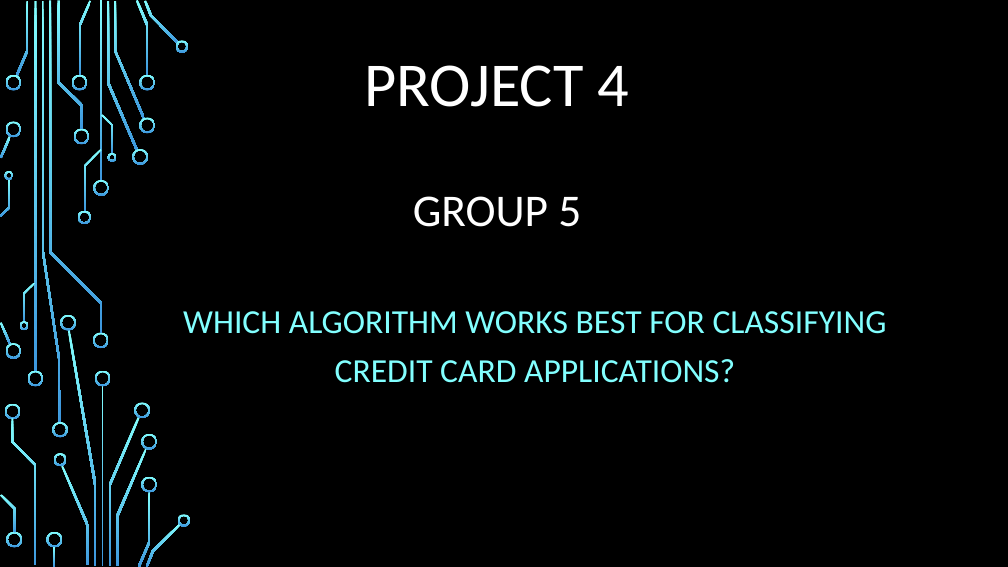
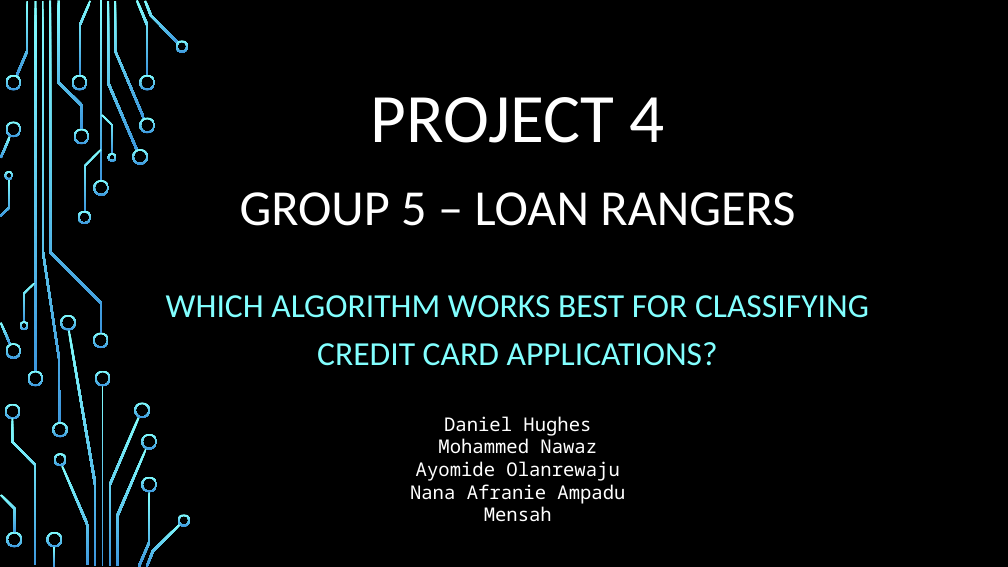
Before and after one commit to DanielHughes1580/Project_4_Group_5, a slide deck: slide 1 of Presentation.pptx. Drawn at 1008x567 pixels with LibreOffice and Linux fonts; fonts in the diff are those of the drawing; background and template pictures are left out. Boxes give left, top, right and bottom in pixels: in the first picture for what was removed or moved away, otherwise in the second. Text is boxed around its words. In the diff, an @@ line names an element or a change of style, - is before the commit and + after.

```diff
--- a/Presentation.pptx
+++ b/Presentation.pptx
@@ title at (x1=240, y1=97, x2=795, y2=226): text changed; size 59.4 to 48 pt @@
-PROJECT 4
-GROUP 5
+PROJECT 4
+GROUP 5 – LOAN RANGERS
@@ subtitle "WHICH ALGORITHM WORKS BEST FOR ..." moved from (x1=183, y1=311, x2=887, y2=383) to (x1=166, y1=295, x2=869, y2=366) @@
@@ text added at (x1=410, y1=416, x2=625, y2=522), 18 pt, text #FFFFFF @@
+Daniel Hughes
+Mohammed Nawaz
+Ayomide Olanrewaju
+Nana Afranie Ampadu Mensah
```
Also in this commit, not shown: 3 other slides changed, 2 slides added, 1 slide removed, 1 other file.
